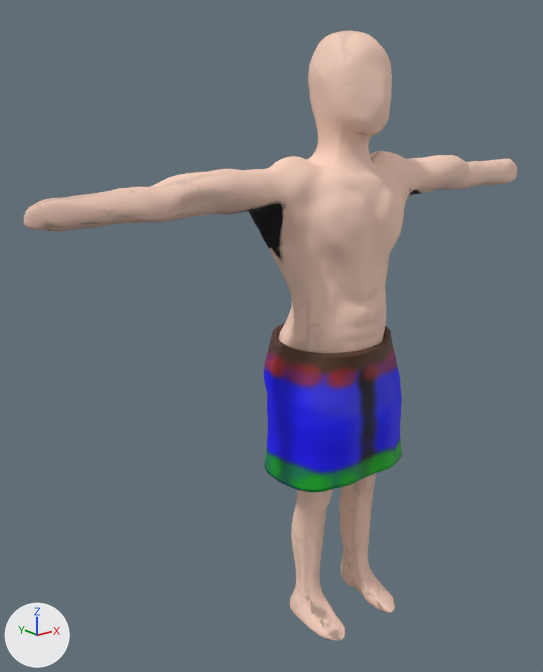
Renders of the FBX model EmodiaQuest/EmodiaQuest/EmodiaQuestContent/fbxContent/mainchar_sopro_sculp3sub_trousers_2.fbx from each side of a commit.
Camera for both pictures: a 50 mm camera at (-2.42, -2.53, 2.63) aimed at (-0.24, 0.2, 1.54). Every picture has the same lights, and +X, +Y and +Z are marked at lower left. Where no turn or scale is listed for an object, it has been applied to the vertices.

Before the edit, the objects in view are built like this:
```python
mat_material = principled_material('Material')
mat_material.texture = img_mainchar_v1_tex_png
mat_material.roughness = 0.69
mat_material_001 = principled_material('Material.001')
mat_material_001.texture = img_rocky_png
mat_material_001.roughness = 0.69
me_mesh = bpy.data.meshes.new('Mesh')
me_mesh.from_pydata(...)  # 35970 vertices, 35968 faces; spans x -1.46..1.44, y -0.31..0.2, z 0.05..2.91
me_mesh.materials.append(mat_material)  # picture img_mainchar_v1_tex_png
me_mesh_001 = bpy.data.meshes.new('Mesh.001')
me_mesh_001.from_pydata(...)  # 7216 vertices, 7216 faces; spans x -0.375..0.375, y -0.272..0.3, z 0.88..1.577
me_mesh_001.materials.append(mat_material_001)  # picture img_rocky_png
ob_player = bpy.data.objects.new('Player', me_mesh)
ob_player.location = (0.0, 0.0, 0.0)
ob_rock = bpy.data.objects.new('Rock', me_mesh_001)
ob_rock.location = (0.0, 0.0, 0.0)
```
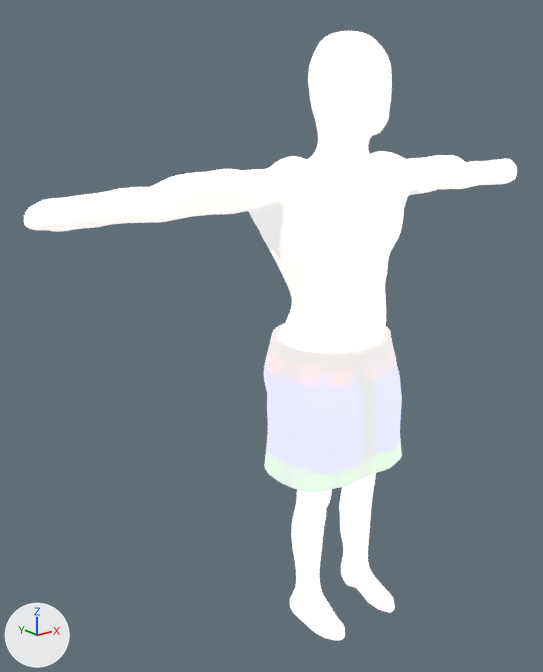
Where the change shows, as pixel boxes (x1, y1, x2, y2) in the pictures (543 x 672 px):
'Player', recoloured (beige to white)
    both: (24, 31, 517, 640)
'Rock', recoloured (blue to white)
    both: (264, 323, 402, 492)

Diff of the bpy script that builds the scene:
```diff
--- a/EmodiaQuest/EmodiaQuest/EmodiaQuestContent/fbxContent/mainchar_sopro_sculp3sub_trousers_2.fbx.py
+++ b/EmodiaQuest/EmodiaQuest/EmodiaQuestContent/fbxContent/mainchar_sopro_sculp3sub_trousers_2.fbx.py
@@ mat_material_001 @@
 mat_material_001 = principled_material('Material.001')
-mat_material_001.texture = img_rocky_png
+mat_material_001.texture = img_rocky_png  # with its transparency
 mat_material_001.roughness = 0.69
+mat_material_001.emission_color = (0.8, 0.8, 0.8)  # white #e7e7e7
+mat_material_001.emission_strength = 1.0
@@ mat_material @@
 mat_material = principled_material('Material')
-mat_material.texture = img_mainchar_v1_tex_png
+mat_material.texture = img_mainchar_v1_tex_png  # with its transparency
 mat_material.roughness = 0.69
+mat_material.emission_color = (0.8, 0.8, 0.8)  # white #e7e7e7
+mat_material.emission_strength = 1.0
```
